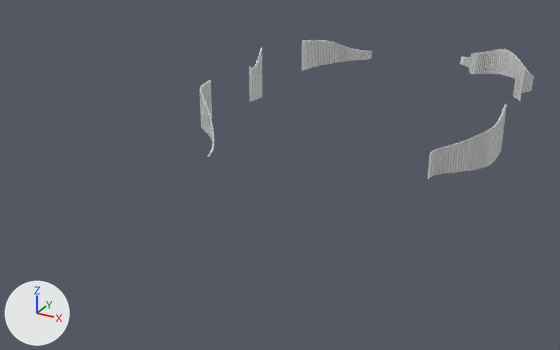
A saved change to the FBX model MovistarExperience/MovistarCity/SM_Strips/SM_Strips.fbx.
Rendered twice from a camera (50 mm lens) standing at (59.5, -79.0, 57.3) and looking at (-9.7, 46.9, -5.6). The axes (+X, +Y, +Z) are drawn at lower left. The lights are the same throughout. Where no turn or scale is listed for an object, it has been applied to the vertices.

Objects in the first picture: 'Fondo Listones edificios dch', 'Listones cine edificio', 'Listones edificios dch', 'Listones edificios izq', 'Listones fondo dch', 'Listones fondo izq'.
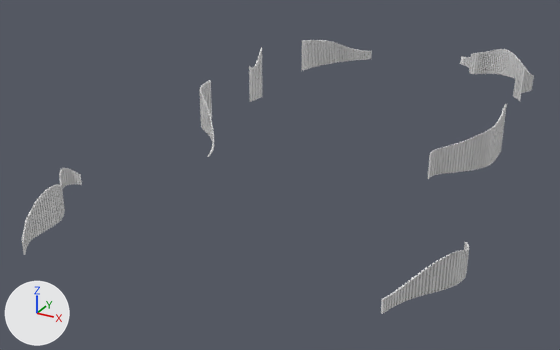
Where the newer file only moved an object's origin or applied its transform, the numbers keep the older frame.

Changed parts and their boxes [x1, y1, x2, y2] in the pictures (560 x 350 px):
'Listones cine edificio.002', added: after [22, 168, 82, 255]
'Listones tienda muro', added: after [381, 242, 469, 314]
'Fondo Listones tienda muro', added: after [384, 243, 469, 313]
'Fondo Listones cine edificio.002', added: after [24, 168, 80, 227]

The change in detail:
Mesh me_plane_009_1 is new.
It has 236 vertices, 59 faces and spans x -34.8..-23.0, y -8.4..14.9, z 0.0..6.6.
Mesh me_plane_014 is new.
It has 288 vertices, 180 faces and spans x 32.0..39.1, y 2.6..20.0, z 0.0..5.5.
Mesh me_plane_013_1 is new.
It has 480 vertices, 300 faces and spans x -34.8..-22.6, y -8.5..15.0, z 0.0..6.6.
Mesh me_plane_015 is new.
It has 140 vertices, 35 faces and spans x 32.4..39.1, y 2.9..19.8, z 0.0..5.5.
Object 'Fondo Listones cine edificio.002' (ob_fondo_listones_cine_edificio_002) is new; it shows me_plane_009_1.
Its location is (0.0, 0.0, 0.0).
Object 'Listones tienda muro' (ob_listones_tienda_muro) is new; it shows me_plane_014.
Its location is (-2.4, 0.0, 0.0).
Object 'Listones cine edificio.002' (ob_listones_cine_edificio_002) is new; it shows me_plane_013_1.
Its location is (0.0, 0.0, 0.0).
Object 'Fondo Listones tienda muro' (ob_fondo_listones_tienda_muro) is new; it shows me_plane_015.
Its location is (-2.4, 0.0, 0.0).
